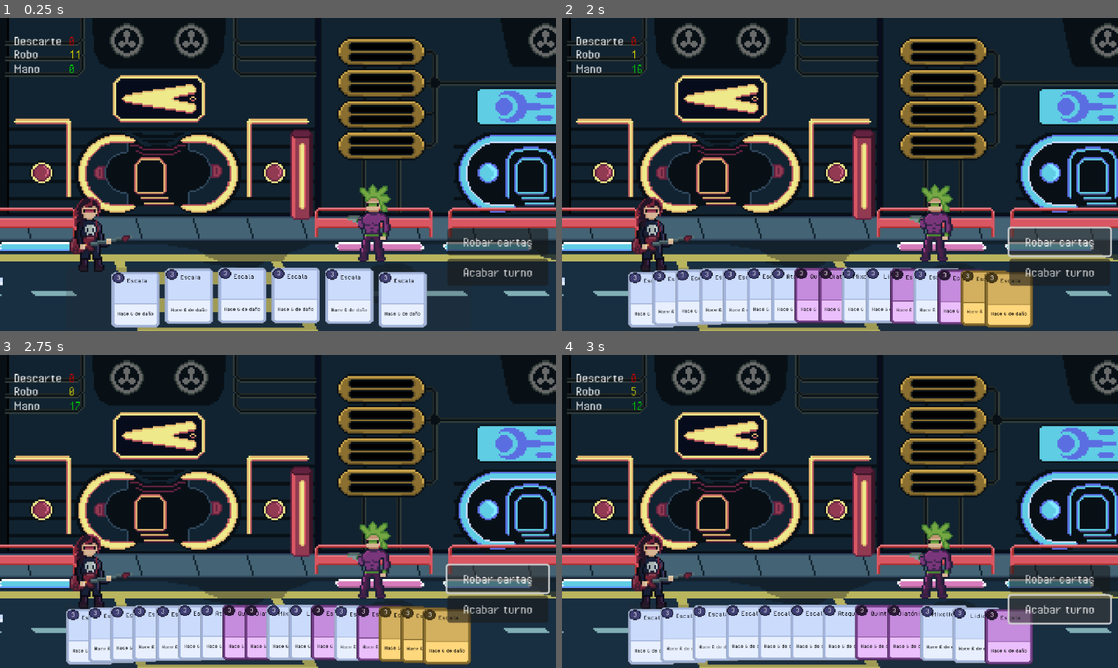
Above: before the commit, frames 1-4 (two rows, left to right).
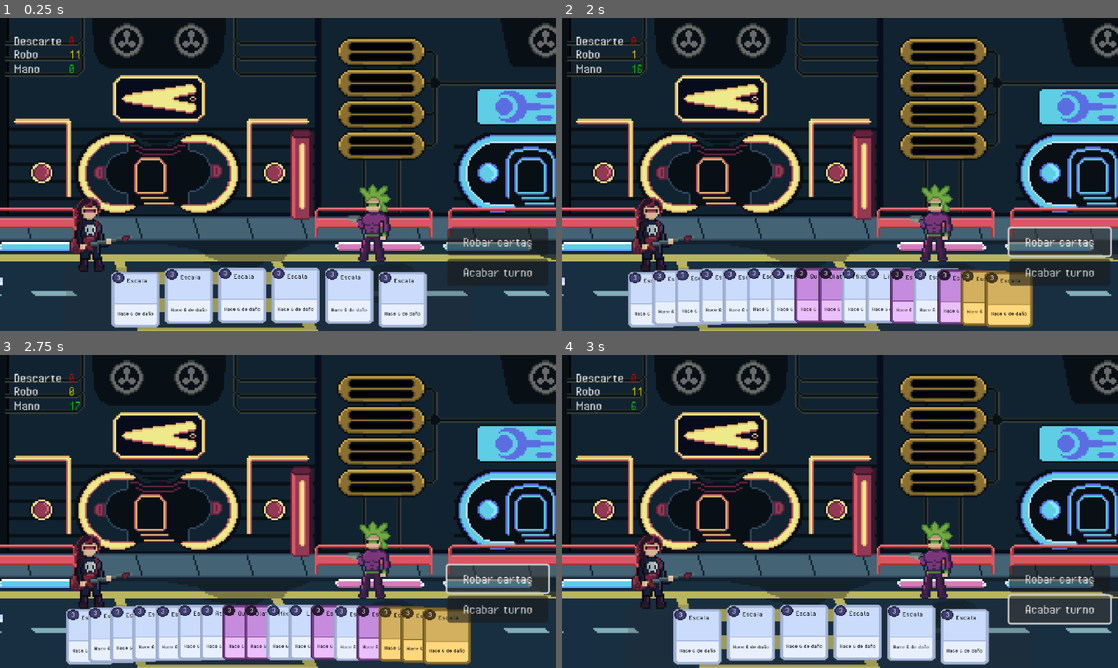
Above: after the commit, the same moments.

Repository: pablo-moreno/cyberdeck
Game: Godot game, scene res://scenes/battle.tscn
The game is run twice, just before and just after one commit, with the same random seed, the same clock (stepped at 60 frames per second) and the same inputs.
Inputs:
- Up to frame 1 (0.25 s): no input
- Up to frame 2 (2 s): click "Robar cartas" at 0.5 s; click "Robar cartas" at 1.25 s
- Up to frame 3 (2.75 s): click "Robar cartas" at 2 s
- Up to frame 4 (3 s): click "Acabar turno" at 2.75 s

Frames 1-3 are identical in both runs. In frame 4, 8.7% of the frame differs, in the area x 11-85%, y 10-99%.

Commit message:
fix: double player turn

Diff:
--- a/project.godot
+++ b/project.godot
@@ -24,6 +24,7 @@
 window/size/viewport_width=640
 window/size/viewport_height=360
 window/size/mode=2
+window/size/initial_position_type=3
 window/size/window_width_override=1920
 window/size/window_height_override=1080
 window/stretch/mode="canvas_items"
--- a/scripts/combat/turn_manager.gd
+++ b/scripts/combat/turn_manager.gd
@@ -17,6 +17,7 @@
 
 func init() -> void:
     round_started.connect(_on_round_started)
+    round_ended.connect(_on_round_ended)
     round_started.emit()
     player.ended_player_turn.connect(_on_ended_player_turn)
     player.started_player_turn.connect(_on_started_player_turn)
@@ -33,12 +34,10 @@
     if len(enemies) == 0:
         no_enemies_left.emit()
         round_ended.emit()
-        player.started_player_turn.emit()
         return
 
     if current_enemy_index == len(enemies):
         round_ended.emit()
-        player.started_player_turn.emit()
         return
 
     var enemy: Enemy = enemies.get(current_enemy_index)
@@ -52,7 +51,7 @@
     _enemies_that_acted = []
 
 func _on_started_player_turn():
-    round_started.emit()
+    pass
 
 
 func _on_ended_player_turn():
@@ -77,6 +76,10 @@
         enemy.round_started.emit()
 
 
+func _on_round_ended():
+    player.started_player_turn.emit()
+
+
 func _on_enemy_dead(enemy: Enemy):
     var enemy_index = enemies.find(enemy)
     enemies.remove_at(enemy_index)
